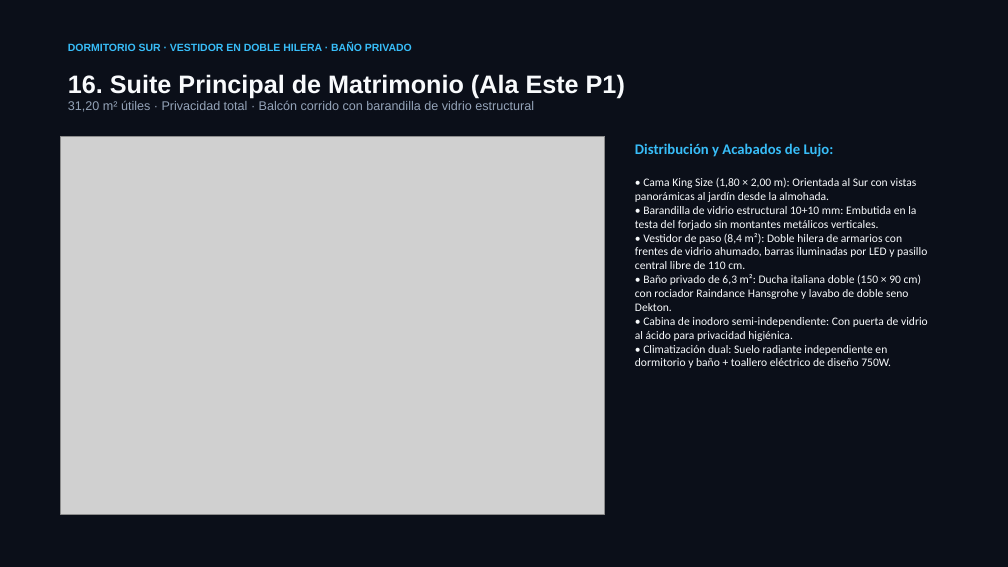
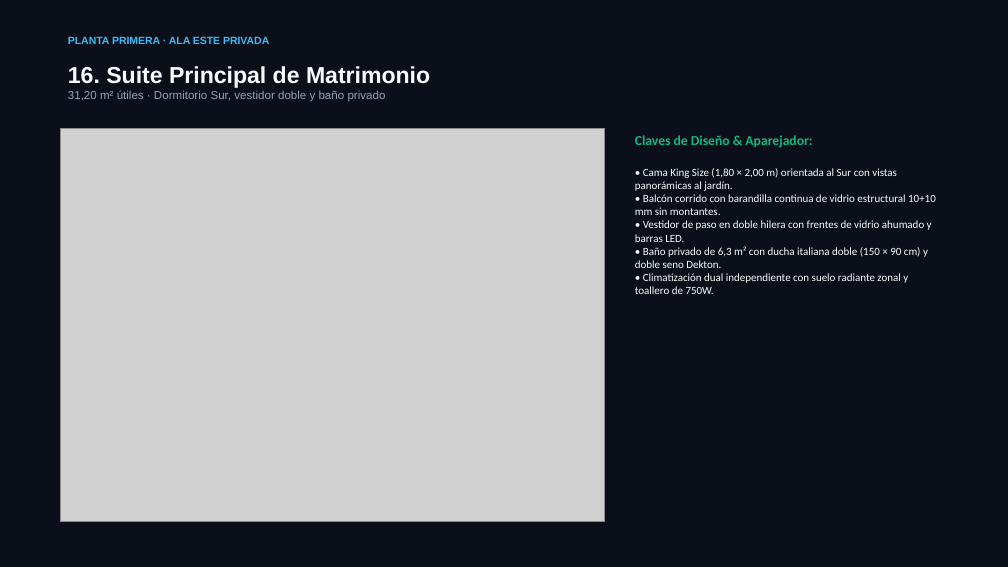
Before and after one commit to landslore/oleiros, a slide deck: slide 12 of propuestas/Presentacion_Hogar_Oleiros_Propuesta_D.pptx (slide 7 before the commit). Drawn at 1008x567 pixels with LibreOffice and Linux fonts; fonts in the diff are those of the drawing; grey boxes stand for pictures. Boxes give left, top, right and bottom in pixels: in the first picture for what was removed or moved away, otherwise in the second. Text is boxed around its words. In the diff, an @@ line names an element or a change of style, - is before the commit and + after.

```diff
--- a/propuestas/Presentacion_Hogar_Oleiros_Propuesta_D.pptx
+++ b/propuestas/Presentacion_Hogar_Oleiros_Propuesta_D.pptx
@@ text removed at (68, 43, 412, 51) @@
-DORMITORIO SUR · VESTIDOR EN DOBLE HILERA · BAÑO PRIVADO
@@ text added at (68, 36, 269, 44), 10 pt, text #38BDF8, bold @@
+PLANTA PRIMERA · ALA ESTE PRIVADA
@@ text at (68, 66, 430, 102): text changed; size 12 to 11 pt @@
-16. Suite Principal de Matrimonio (Ala Este P1)
-31,20 m² útiles · Privacidad total · Balcón corrido con barandilla de vidrio estructural
+16. Suite Principal de Matrimonio
+31,20 m² útiles · Dormitorio Sur, vestidor doble y baño privado
@@ picture: place and size @@
-picture at (60, 136, 605, 514)
+picture at (60, 129, 605, 522)
@@ text at (635, 135, 936, 294): text changed; size 11 to 10.5 pt @@
-Distribución y Acabados de Lujo:
-• Cama King Size (1,80 × 2,00 m): Orientada al Sur con vistas panorámicas al jardín desde la almohada.
-• Barandilla de vidrio estructural 10+10 mm: Embutida en la testa del forjado sin montantes metálicos verticales.
-• Vestidor de paso (8,4 m²): Doble hilera de armarios con frentes de vidrio ahumado, barras iluminadas por LED y pasillo central libre de 110 cm.
-• Baño privado de 6,3 m²: Ducha italiana doble (150 × 90 cm) con rociador Raindance Hansgrohe y lavabo de doble seno Dekton.
-• Cabina de inodoro semi-independiente: Con puerta de vidrio al ácido para privacidad higiénica.
-• Climatización dual: Suelo radiante independiente en dormitorio y baño + toallero eléctrico de diseño 750W.
+Claves de Diseño & Aparejador:
+• Cama King Size (1,80 × 2,00 m) orientada al Sur con vistas panorámicas al jardín.
+• Balcón corrido con barandilla continua de vidrio estructural 10+10 mm sin montantes.
+• Vestidor de paso en doble hilera con frentes de vidrio ahumado y barras LED.
+• Baño privado de 6,3 m² con ducha italiana doble (150 × 90 cm) y doble seno Dekton.
+• Climatización dual independiente con suelo radiante zonal y toallero de 750W.
```
Also in this commit, not shown: 5 other slides changed, 8 slides added, 2 slides removed, 10 other files.
